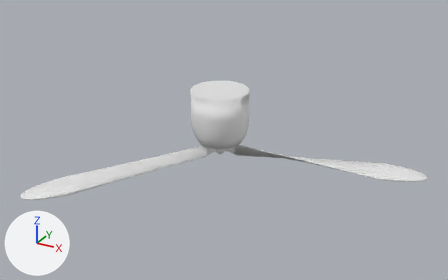
The Blender file Models/HotAirBalloon/Propeller/propeller3.blend, before and after one commit.
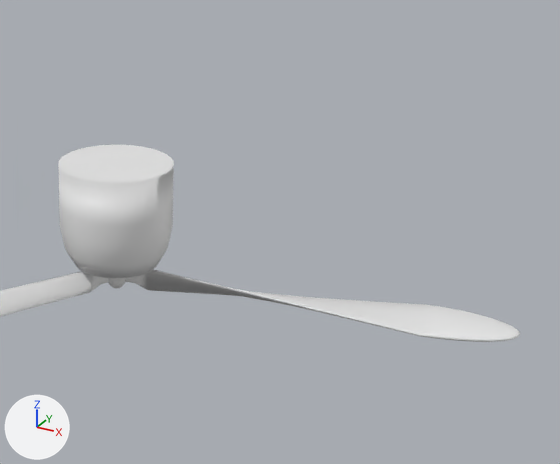
Old and new are each drawn whole from a 50 mm camera at (3.54, -6.33, 3.15) aimed at (0.2, -0.26, 0.12) and again close up on the part from 36% to 100% of the width and 2% to 87% of the height. The axes (+X, +Y, +Z) are drawn at lower left. The lights are the same throughout. The same objects are shown in both versions, whatever each file hides.

Script lines for the objects in view, before the commit:
```python
me_sphere_024 = bpy.data.meshes.new('Sphere.024')
me_sphere_024.from_pydata(...)  # 1733 vertices, 1729 faces; spans x -18.7..18.2, y -1.4..0.8, z -5.9..17.1
me_sphere_024.polygons.foreach_set('use_smooth', [True] * 1729)
me_sphere_024.materials.append(mat_propeller_mat2_png)  # its picture is missing
ob_propeller_002 = bpy.data.objects.new('propeller.002', me_sphere_024)
ob_propeller_002.location = (0.0, 0.0, 0.0)
ob_propeller_002.rotation_euler = (3.142, 0.0, -3.562)  # degrees (180, 0, -204)
ob_propeller_002.scale = (0.114, 1.85, -0.0378)
```
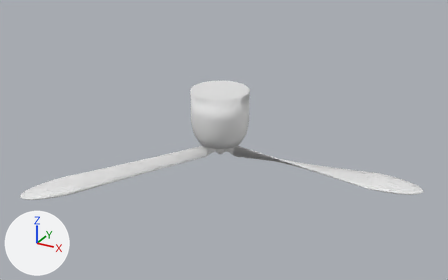
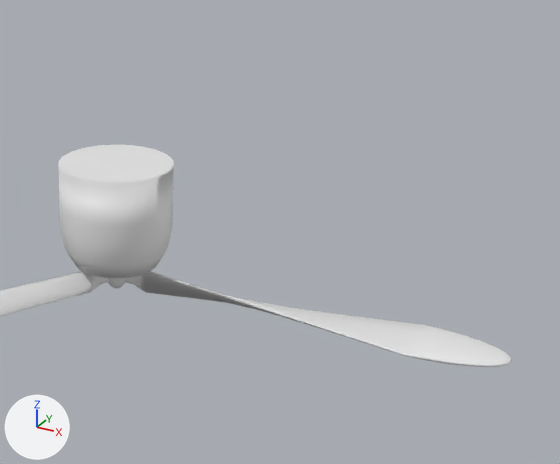
Pixel boxes [x1, y1, x2, y2] of what changed, in the close-ups (560 x 464 px; the box of a moved part takes in the faces that stretch with it):
'propeller.002', reshaped
    before: [0, 145, 520, 342]
    after: [0, 145, 512, 367]
part 1 of me_sphere_024, moved or reshaped
    before: [126, 269, 520, 342]
    after: [125, 271, 512, 367]

The change, as a list of edits to the scene's bpy script:
```text
Change me_sphere_024:
    where me_sphere_024.from_pydata(...)  # 1733 vertices, 1729 faces; spans x -18.7..18.2, y -1.4..0.8, z -5.9..17.1
    used by ob_propeller_002; location = (0.0, 0.0, 0.0); rotation_euler = (3.142, 0.0, -3.562), in degrees (180, 0, -204); scale = (0.114, 1.85, -0.0378)
    me_sphere_024 part 1: the loose piece of 417 vertices spanning x -18.7..-0.2, y 0.0..0.8, z -5.5..-1.3 is multiplied about the mesh origin by the matrix ((0.99, -2.267, 0.001), (0.009, 0.99, 0.0), (-0.012, -0.42, 1.0))
```
